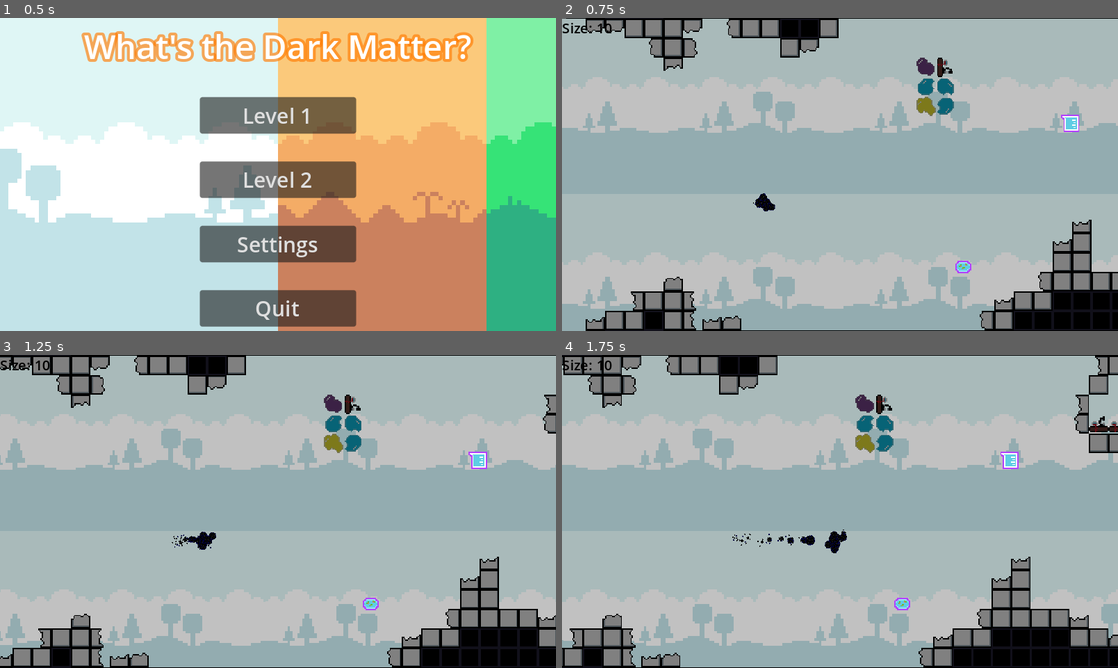
Above: before the commit, frames 1-4 (two rows, left to right).
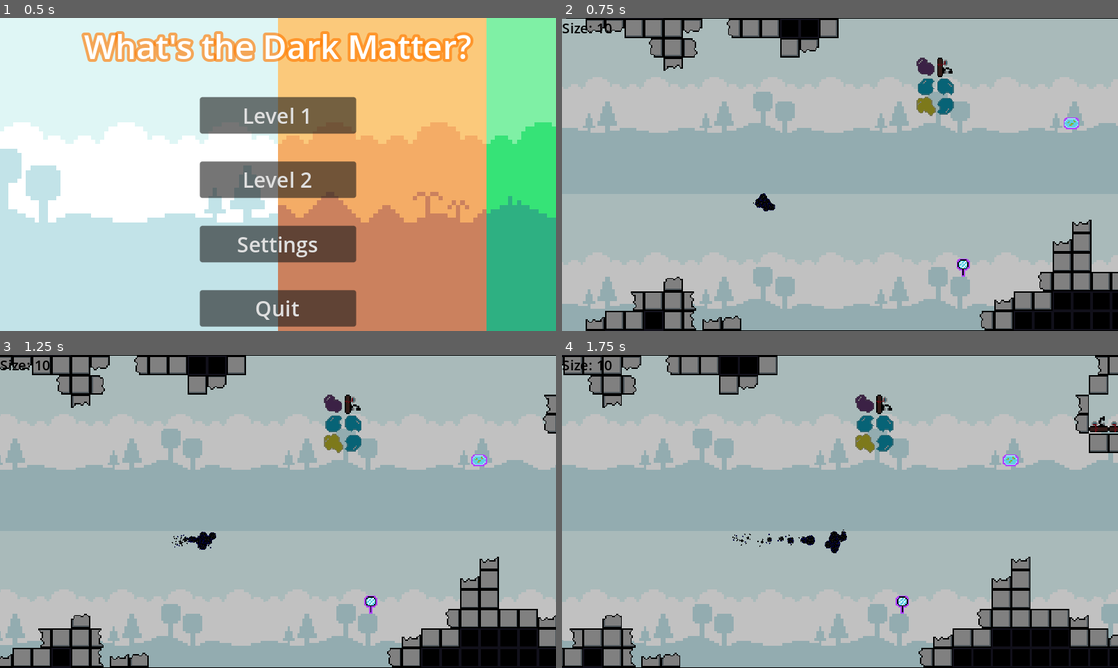
Above: after the commit, the same moments.

Repository: BenBenBenB/godot-testing-2d
Game: Godot game, scene res://scene/main.tscn
Same seed, same stepped clock (60 frames per second), same inputs: the game is played once before the commit and once after it.
Inputs:
- Up to frame 1 (0.5 s): no input
- Up to frame 2 (0.75 s): click "Level 1" at 0.5 s
- Up to frame 3 (1.25 s): no input
- Up to frame 4 (1.75 s): hold D (move_right) from 1.28 s (still down); hold Shift (shrink) from 1.28 s (still down)

Frame 1 is identical in both runs. In frame 2, 0.2% of the frame differs, in the area x 70-93%, y 30-83%; in frame 3, 0.2%; in frame 4, 0.2%, in the area x 59-83%, y 30-83%.

Commit message:
Food is properly randomised
it is no longer generic

Diff:
--- a/scene/entity/generic_food.gd
+++ b/scene/entity/generic_food.gd
@@ -2,10 +2,52 @@
 
 @onready var sprite_2d = $Sprite2D
 @export var mass: float = 2
+@onready var food_type : int = randi_range(0, sprite_2d.hframes * sprite_2d.vframes - 1)
 
 func _ready():
-	sprite_2d.frame = randi_range(0, 8)
+	set_food_type(food_type)
 
 func _on_body_entered(body: CharacterBody2D):
 	body.consume_mass(mass)
 	queue_free()
+
+func set_food_type(num : int):
+	sprite_2d.frame = num
+	#print(sprite_2d.material)
+	#unsure if I can access the shader color from here.
+	#If I can, then we can just set the outline color based on what it is as well
+	#Since I currently have bunsen burner hurt the player with negative mass
+	#So ideally it'd have a different outline color
+	match num:
+		0:
+			#beaker
+			mass = 3
+		1:
+			#test tube
+			mass = 2
+		2:
+			#flask
+			mass = 4
+		3:
+			#magnifying glass
+			mass = 3
+		4:
+			#fire extinguisher
+			mass = 8
+		5:
+			#Bunsen burner
+			#It should shrink the player
+			mass = -3
+		6:
+			#petri dish
+			mass = 2
+		7:
+			#test tube rack
+			mass = 8
+		8:
+			#syringe
+			mass = 4
+		_:
+			#error
+			mass = 2
+			print("Something went wrong here")
--- a/scene/level/level_01.tscn
+++ b/scene/level/level_01.tscn
@@ -121,6 +121,7 @@
 current_level = NodePath("..")
 
 [node name="MainTileMap" type="TileMap" parent="."]
+visible = false
 scale = Vector2(2, 2)
 tile_set = SubResource("TileSet_uhfjq")
 format = 2
